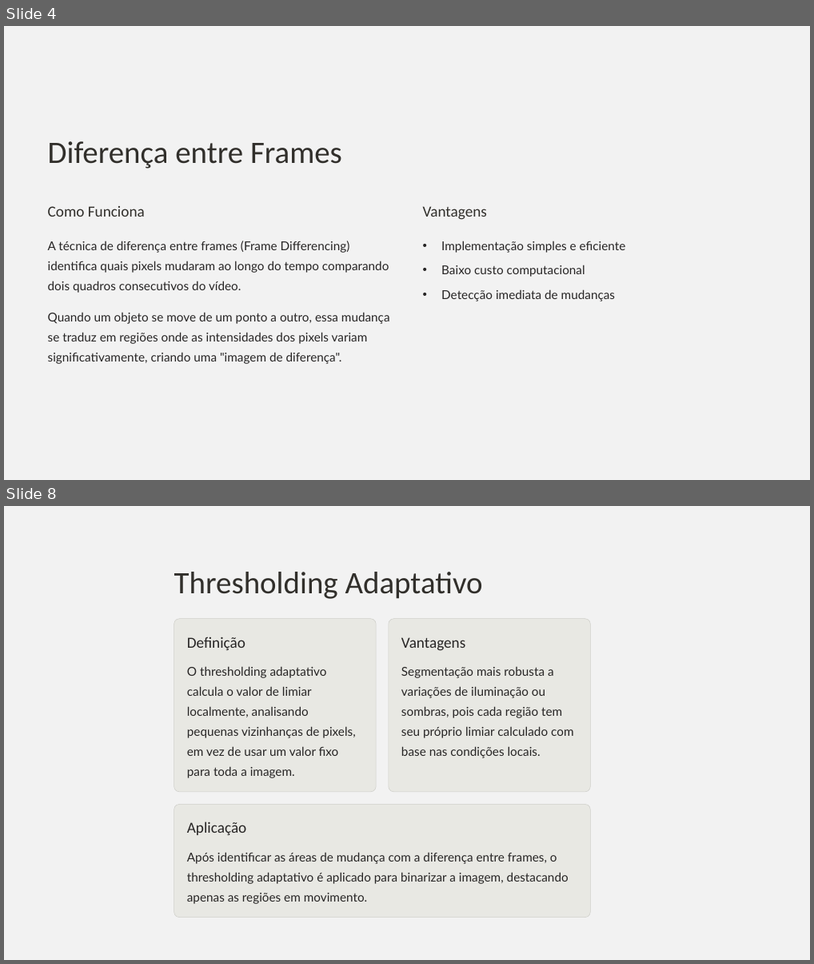
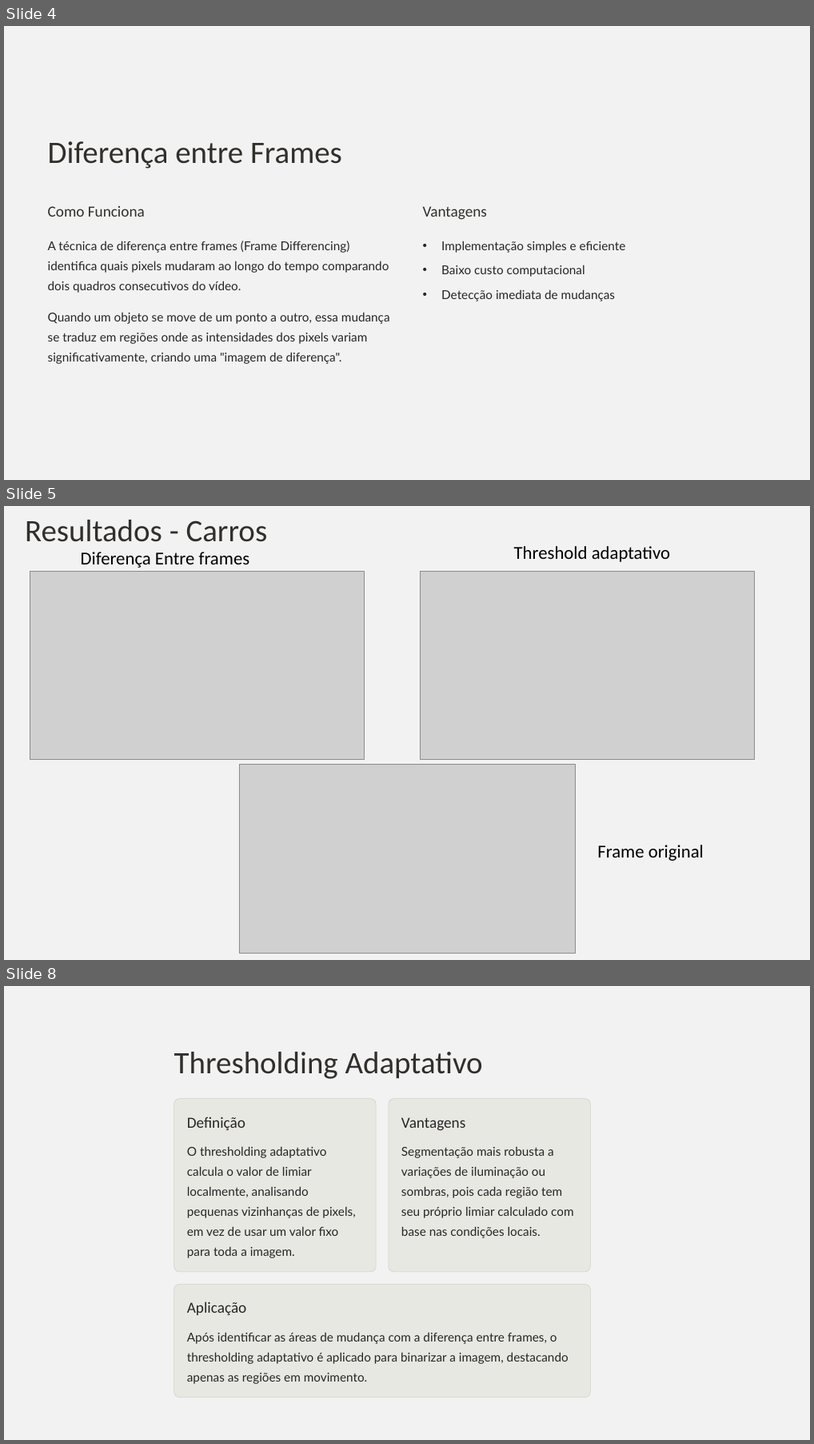
Before and after one commit to SOLDATO2/ProjetoAula5, a slide deck: Apresentacao.pptx. Shown one above the other, each under a label of ours: slides 4 and 8 before the commit, slides 4, 5 and 8 after it; the slides between them are not shown. The pictures are 814x964 and 814x1444 pixels, drawn with LibreOffice and Linux fonts; fonts in the diff are those of the drawing; grey boxes stand for pictures; background and template pictures are left out. Boxes give left, top, right and bottom in pixels: in the first picture for what was removed or moved away, otherwise in the second. Text is boxed around its words. In the diff, an @@ line names an element or a change of style, - is before the commit and + after.

```diff
--- a/Apresentacao.pptx
+++ b/Apresentacao.pptx
@@ slide 5 added at (4, 506, 810, 960), background picture (left out); not listed: 1 template element that a slide beside it also shows @@
@@ text added at (25, 520, 268, 542), 44.5 pt, text #312F2B @@
+Resultados - Carros
@@ text added at (81, 552, 250, 568), 26 pt, text #000000 @@
+Diferença Entre frames
@@ text added at (514, 546, 670, 562), 26 pt, text #000000 @@
+Threshold adaptativo
@@ picture added at (30, 572, 364, 760) @@
@@ picture added at (420, 572, 754, 760) @@
@@ picture added at (239, 764, 575, 953) @@
@@ text added at (598, 844, 704, 860), 26 pt, text #000000 @@
+Frame original
```
Also in this commit, not shown: 4 slides changed, 1 other slide added, 2 slides removed.
